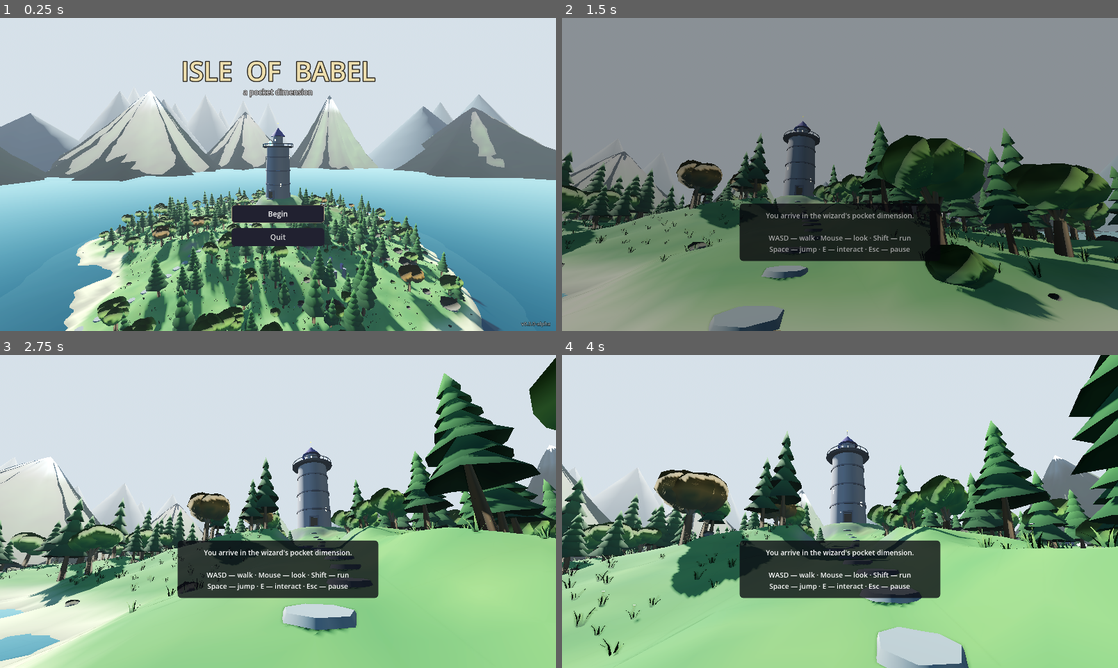
Above: before the commit, frames 1-4 (two rows, left to right).
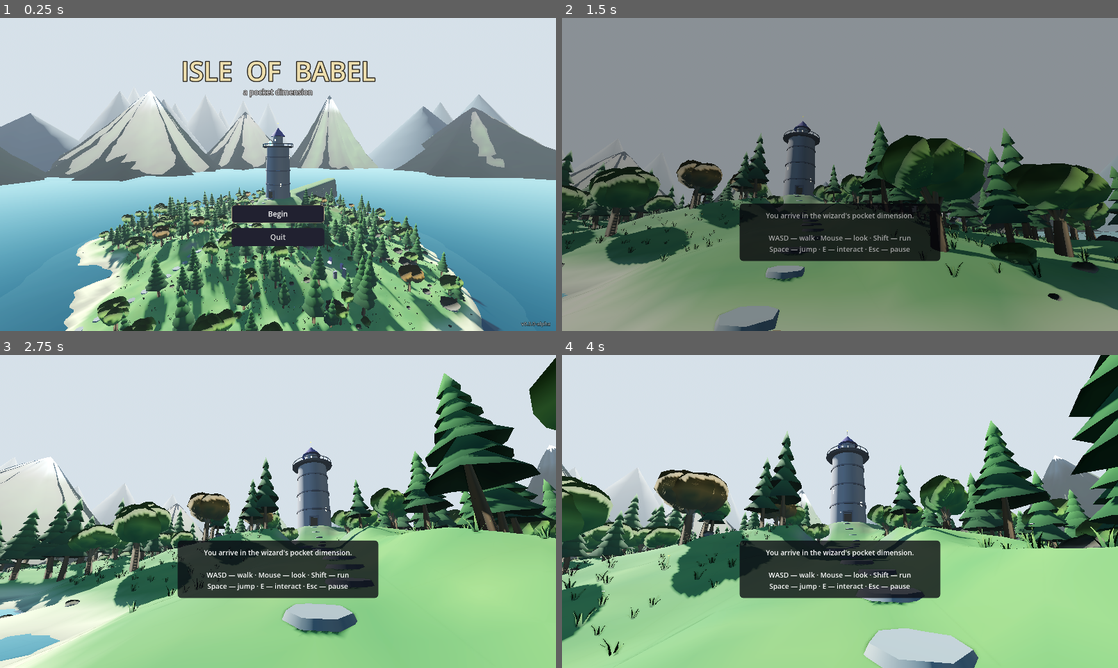
Above: after the commit, the same moments.

Repository: acaylor/isle-of-babel
Game: Godot game, scene res://scenes/island.tscn
The game is run twice, just before and just after one commit, with the same random seed, the same clock (stepped at 60 frames per second) and the same inputs.
Inputs (mouse positions are in pixels of both pictures, inside the frame that each line leads up to):
- Up to frame 1 (0.25 s): no input
- Up to frame 2 (1.5 s): click "Begin" at 0.5 s; move the mouse to (867, 174) at 1.27 s; hold W (move_forward) from 1.28 s (still down); tap Space (jump) at 1.35 s
- Up to frame 3 (2.75 s): keep holding W (move_forward); tap Space (jump) at 1.52, 1.82, 2.27, 2.3, 2.57 s; move the mouse to (250, 511) at 2.02 s; tap F (flip) at 2.1 s
- Up to frame 4 (4 s): keep holding W (move_forward); move the mouse to (851, 505) at 2.77 s; hold E (interact) 2.78-3.53 s; tap Space (jump) at 3.05, 3.77, 3.8 s; move the mouse to (834, 517) at 3.52 s; tap Shift (sprint) at 3.6 s

The runs differ from the first frame. In frame 1, 2.2% of the frame differs, in the area x 13-78%, y 51-100%; in frame 2, 5.7%, in the area x 0-97%, y 47-100%; in frame 3, 5.1%; in frame 4, 3.8%.

Commit message:
Make the outdoors walkable: slope tolerance, tower ramp, grounded footbridge
Playtest feedback: the footbridge hovered above its banks and needed a
jump to board, and the plateau blend put a steep lip right before the
tower door, forcing a walk-around.

- The player now accepts slopes to 55 degrees (Godot defaults to 45) and
  uses a longer floor snap, so noisy procedural terrain stops bouncing
  and blocking the walk.
- The island height function gains a steady south-side ramp (~24 degrees)
  from the path up to the door, and the stone path extends to the steps.
- The forest bridge is planned before terrain is built so the height
  function can raise earthen abutments flush with the deck ends; the
  deck now beds into the banks and the trail walks straight onto it.

The smoke test now performs both walks with real held forward input:
across the bridge, asserting mid-crossing that the player is on the deck
rather than wading the stream, and up the final climb to the tower door.
Verified both tests catch the originals: without abutments it fails
'waded through the stream'; with 45-degree slopes and no ramp it fails
'could not walk up to the tower door, stopped at z=-2.1' — the exact
reported problem.

Co-Authored-By: Claude Fable 5 <noreply@anthropic.com>
Claude-Session: https://claude.ai/code/session_014howSbvrp2tcoRivaDgUAd

Diff:
--- a/player/player.gd
+++ b/player/player.gd
@@ -41,6 +41,10 @@
 func _ready() -> void:
 	_build_body()
 	_build_hud()
+	# Noisy procedural terrain: allow steeper slopes than the 45° default
+	# and snap harder to the ground so small bumps don't bounce the walk.
+	floor_max_angle = deg_to_rad(55.0)
+	floor_snap_length = 0.35
 	Input.mouse_mode = Input.MOUSE_MODE_CAPTURED
 
 func _build_body() -> void:
--- a/scenes/forest.gd
+++ b/scenes/forest.gd
@@ -31,6 +31,11 @@
 var _voyage_done: Callable
 var _trail: Array[Vector2] = []
 var _spawns := {}
+var _bridge_yaw := 0.0
+var _bridge_base := 0.0
+var _abutment_a := Vector2.ZERO
+var _abutment_b := Vector2.ZERO
+var _abutment_h := -1e9  # sentinel: abutments off until computed
 
 func _ready() -> void:
 	_noise.seed = 8083
@@ -40,6 +45,7 @@
 	_detail.seed = 141
 	_detail.frequency = 0.10
 	_make_trail()
+	_plan_bridge()
 
 	_build_environment()
 	_build_terrain()
@@ -84,6 +90,12 @@
 	h += _detail.get_noise_2d(x * 3.0, z * 3.0) * 0.16 * coast
 	# A level clearing for the ruin to stand in.
 	h = lerpf(h, RUIN_HEIGHT, smoothstep(22.0, 13.0, Vector2(x, z).distance_to(RUIN_POS)))
+	# Earthen abutments rise to meet the footbridge ends, so the deck sits
+	# flush with the banks and the trail walks straight onto it.
+	if _abutment_h > -1e8:
+		var da := Vector2(x, z).distance_to(_abutment_a)
+		var db := Vector2(x, z).distance_to(_abutment_b)
+		h = lerpf(h, _abutment_h, smoothstep(4.5, 1.6, minf(da, db)))
 	return h
 
 func height_at(x: float, z: float) -> float:
@@ -488,17 +500,28 @@
 			Forge.sphere(self, r, cairn_mat, Vector3(cx + rng.randf_range(-0.04, 0.04), y + r * 0.7, cz + rng.randf_range(-0.04, 0.04)), Vector3(1, 0.62, 1))
 			y += r * 0.9
 
+## Decide where the bridge stands before the terrain is built, so the
+## height function can raise its abutments. The deck's walking surface
+## ends up at _bridge_base + ~0.35; the banks are raised to match.
+func _plan_bridge() -> void:
+	var cx := _stream_x(BRIDGE_Z)
+	# The stream runs roughly north-south here; the bridge spans east-west.
+	var tangent := Vector2(_stream_x(BRIDGE_Z + 1.0) - _stream_x(BRIDGE_Z - 1.0), 2.0).normalized()
+	_bridge_yaw = -atan2(tangent.y, tangent.x) + PI / 2.0
+	_bridge_base = maxf(_base_height(cx - 4.2, BRIDGE_Z), _base_height(cx + 4.2, BRIDGE_Z))
+	var span := Vector2(cos(_bridge_yaw), -sin(_bridge_yaw))
+	_abutment_a = Vector2(cx, BRIDGE_Z) + span * 4.6
+	_abutment_b = Vector2(cx, BRIDGE_Z) - span * 4.6
+	_abutment_h = _bridge_base + 0.32  # flush with the deck ends
+
 func _build_bridge() -> void:
 	var wood := Forge.mat(Color(0.38, 0.27, 0.16), 0.95)
 	var wood_dark := Forge.mat(Color(0.26, 0.18, 0.11), 0.95)
 	var cx := _stream_x(BRIDGE_Z)
 	var bridge := Node3D.new()
 	add_child(bridge)
-	var bank_y := maxf(height_at(cx - 4.2, BRIDGE_Z), height_at(cx + 4.2, BRIDGE_Z))
-	bridge.position = Vector3(cx, bank_y, BRIDGE_Z)
-	# The stream runs roughly north-south here; the bridge spans east-west.
-	var tangent := Vector2(_stream_x(BRIDGE_Z + 1.0) - _stream_x(BRIDGE_Z - 1.0), 2.0).normalized()
-	bridge.rotation.y = -atan2(tangent.y, tangent.x) + PI / 2.0
+	bridge.position = Vector3(cx, _bridge_base, BRIDGE_Z)
+	bridge.rotation.y = _bridge_yaw
 	var planks := 9
 	for i in planks:
 		var t := float(i) / (planks - 1) * 2.0 - 1.0
--- a/scenes/island.gd
+++ b/scenes/island.gd
@@ -82,6 +82,11 @@
 	# Keep the walking route from the dock to the tower gentle.
 	var corridor := smoothstep(5.0, 2.0, absf(x)) * smoothstep(62.0, 56.0, z) * smoothstep(-7.0, -2.0, z)
 	h = lerpf(h, smooth_h, corridor * 0.85)
+	# A steady ramp up the plateau's south side, so the path climbs to the
+	# tower door instead of hitting a steep lip just before it.
+	var ramp_h := lerpf(7.3, PLATEAU_HEIGHT, smoothstep(10.0, -5.0, z))
+	var ramp_m := smoothstep(6.5, 3.0, absf(x)) * smoothstep(13.0, 10.0, z)
+	h = lerpf(h, ramp_h, ramp_m)
 	# Flatten a plateau for the tower to stand on.
 	h = lerpf(h, PLATEAU_HEIGHT, smoothstep(12.0, 7.0, tower_dist))
 	return h
@@ -425,7 +430,7 @@
 	rng.seed = 555
 	var points: Array[Vector3] = []
 	var z := 56.0
-	while z > -3.0:
+	while z > -4.6:
 		var x := sin(z * 0.18) * 1.6 + rng.randf_range(-0.4, 0.4)
 		points.append(Vector3(x, height_at(x, z) + 0.04, z))
 		z -= 2.6
--- a/tests/observer.gd
+++ b/tests/observer.gd
@@ -6,10 +6,13 @@
 var _time := 0.0
 var _stage := 0
 var _test_shelf: Interactable
+var _bridge_west := Vector2.ZERO
+var _bridge_dir := Vector2.ZERO
+var _bridge_deck_y := 0.0
 
 func _process(delta: float) -> void:
 	_time += delta
-	if _time > 40.0:
+	if _time > 52.0:
 		_fail("timed out in stage %d" % _stage)
 	match _stage:
 		0:
@@ -114,23 +117,73 @@
 					p.close_book()
 					if String(BookLore.tablet()["body"]).is_empty():
 						_fail("the boundary stone has no inscription")
+					# Walk across the footbridge with real held input: the
+					# deck must meet the banks, no jumping required.
+					var forest := get_tree().current_scene
+					_bridge_west = forest._abutment_b
+					_bridge_dir = (forest._abutment_a - _bridge_west).normalized()
+					_bridge_deck_y = forest._bridge_base
+					var start := _bridge_west - _bridge_dir * 2.0
+					var yaw := atan2(-_bridge_dir.x, -_bridge_dir.y)
+					p.global_transform = Transform3D(Basis.from_euler(Vector3(0, yaw, 0)),
+						Vector3(start.x, forest.height_at(start.x, start.y) + 0.4, start.y))
+					p.velocity = Vector3.ZERO
+					_walk(true)
+		9:
+			if _time > 19.6:
+				_stage = 10
+				var p := _expect_player()
+				# Mid-crossing: on the deck, not wading in the stream below.
+				if p and p.global_position.y < _bridge_deck_y - 0.5:
+					_fail("waded through the stream instead of walking the bridge (y=%.1f)" % p.global_position.y)
+		10:
+			if _time > 22.5:
+				_stage = 11
+				_walk(false)
+				var p := _expect_player()
+				if p:
+					var along := (Vector2(p.global_position.x, p.global_position.z) - _bridge_west).dot(_bridge_dir)
+					if along < 9.0:
+						_fail("could not walk across the footbridge, made it %.1fm" % along)
 					# Ride the arrival leg of the voyage end to end.
 					Game.travel("res://scenes/forest.tscn", "voyage")
-		9:
-			if _time > 23.0:
-				_stage = 10
+		11:
+			if _time > 27.0:
+				_stage = 12
 				_expect_scene("Forest")
 				var p := _expect_player()
 				if p and p._seat == null:
 					_fail("voyage spawn should seat the player in the boat")
-		10:
-			if _time > 36.0:
-				_stage = 11
+		12:
+			if _time > 40.0:
+				_stage = 13
 				var p := _expect_player()
 				if p and p._seat != null:
 					_fail("the boat never delivered the player to the jetty")
 				elif p and (p.global_position.z < 70.0 or p.global_position.z > 92.0):
 					_fail("disembarked in the wrong place, z=%.1f" % p.global_position.z)
+				else:
+					Game.travel("res://scenes/island.tscn", "dock")
+		13:
+			if _time > 43.5:
+				_stage = 14
+				_expect_scene("Island")
+				var p := _expect_player()
+				if p:
+					# Walk the path's final climb to the tower door: the
+					# plateau's south side must be a steady ramp, not a lip.
+					var island := get_tree().current_scene
+					p.global_transform = Transform3D(Basis.IDENTITY,
+						Vector3(0, island.height_at(0.0, 8.0) + 0.4, 8.0))
+					p.velocity = Vector3.ZERO
+					_walk(true)
+		14:
+			if _time > 48.0:
+				_stage = 15
+				_walk(false)
+				var p := _expect_player()
+				if p and (p.global_position.z > -4.0 or p.global_position.y < 13.0):
+					_fail("could not walk up to the tower door, stopped at z=%.1f y=%.1f" % [p.global_position.z, p.global_position.y])
 				else:
 					print("SMOKE OK")
 					get_tree().quit(0)
@@ -144,6 +197,13 @@
 	ev.pressed = pressed
 	Input.parse_input_event(ev)
 
+## Hold (or release) the forward key, as if the player were walking.
+func _walk(forward: bool) -> void:
+	if forward:
+		Input.action_press("move_forward")
+	else:
+		Input.action_release("move_forward")
+
 func _expect_scene(expected: String) -> void:
 	var cs := get_tree().current_scene
 	var actual := cs.name if cs else &"<none>"
Not shown, changed: CHANGELOG.md
